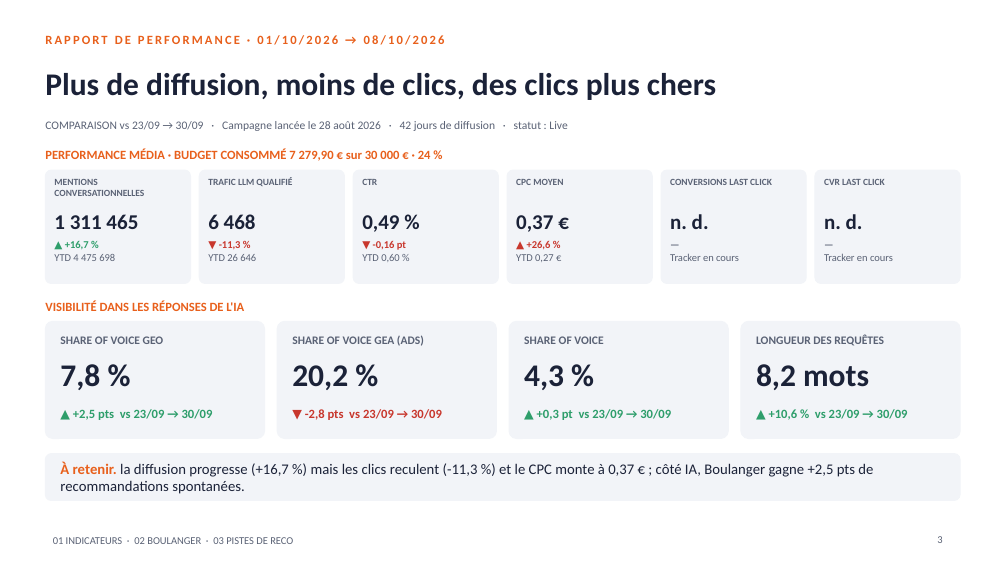
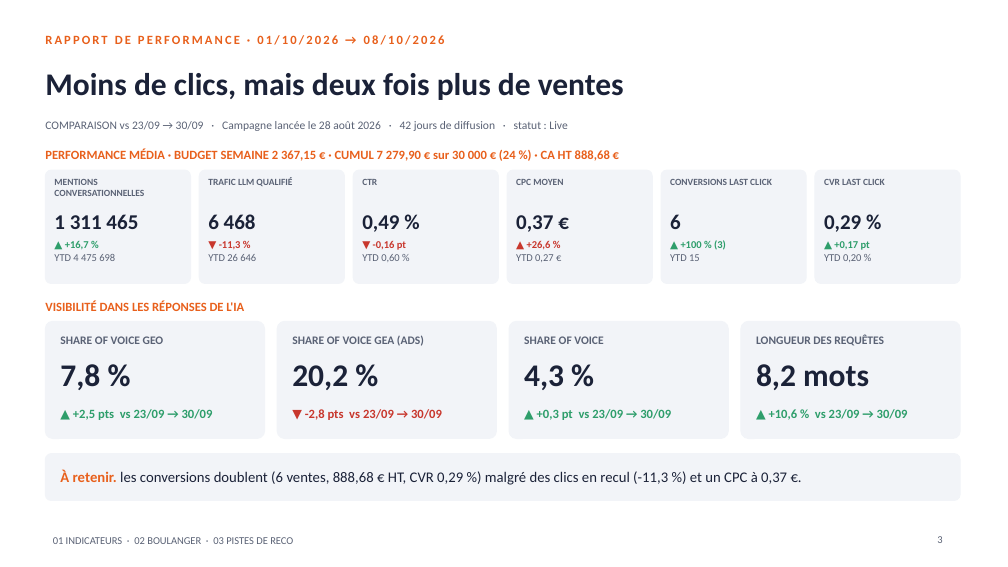
Before and after one commit to stephanemonmarson-creator/Lemrock, a slide deck: slide 3 of rapports/In progress_20261009_Rapport_Boulanger_Hebdo_01.10-08.10.pptx. Drawn at 1008x567 pixels with LibreOffice and Linux fonts; fonts in the diff are those of the drawing. Boxes give left, top, right and bottom in pixels: in the first picture for what was removed or moved away, otherwise in the second. Text is boxed around its words. In the diff, an @@ line names an element or a change of style, - is before the commit and + after.

```diff
--- a/rapports/In progress_20261009_Rapport_Boulanger_Hebdo_01.10-08.10.pptx
+++ b/rapports/In progress_20261009_Rapport_Boulanger_Hebdo_01.10-08.10.pptx
@@ text at <box>45,73,624,100</box>: text changed @@
-Plus de diffusion, moins de clics, des clics plus chers
+Moins de clics, mais deux fois plus de ventes
@@ text at <box>45,149,610,161</box>: text changed @@
-PERFORMANCE MÉDIA · BUDGET CONSOMMÉ 7 279,90 € sur 30 000 € · 24 %
+PERFORMANCE MÉDIA · BUDGET SEMAINE 2 367,15 € · CUMUL 7 279,90 € sur 30 000 € (24 %) · CA HT 888,68 €
@@ text at <box>670,214,681,229</box>: text changed @@
-n. d.
+6
@@ text at <box>824,215,861,232</box>: text changed @@
-n. d.
+0,29 %
@@ text at <box>670,240,726,261</box>: text changed; text colour #5A6275 to #2E9E6B; bold on @@
-—
-Tracker en cours
+▲ +100 % (3)
+YTD 15
@@ text at <box>824,241,870,262</box>: text changed; text colour #5A6275 to #2E9E6B; bold on @@
-—
-Tracker en cours
+▲ +0,17 pt
+YTD 0,20 %
@@ text at <box>60,470,787,485</box>: text changed @@
-À retenir. la diffusion progresse (+16,7 %) mais les clics reculent (-11,3 %) et le CPC monte à 0,37 € ; côté IA, Boulanger gagne +2,5 pts de recommandations spontanées.
+À retenir. les conversions doublent (6 ventes, 888,68 € HT, CVR 0,29 %) malgré des clics en recul (-11,3 %) et un CPC à 0,37 €.
```
Also in this commit, not shown: 2 other slides changed.
